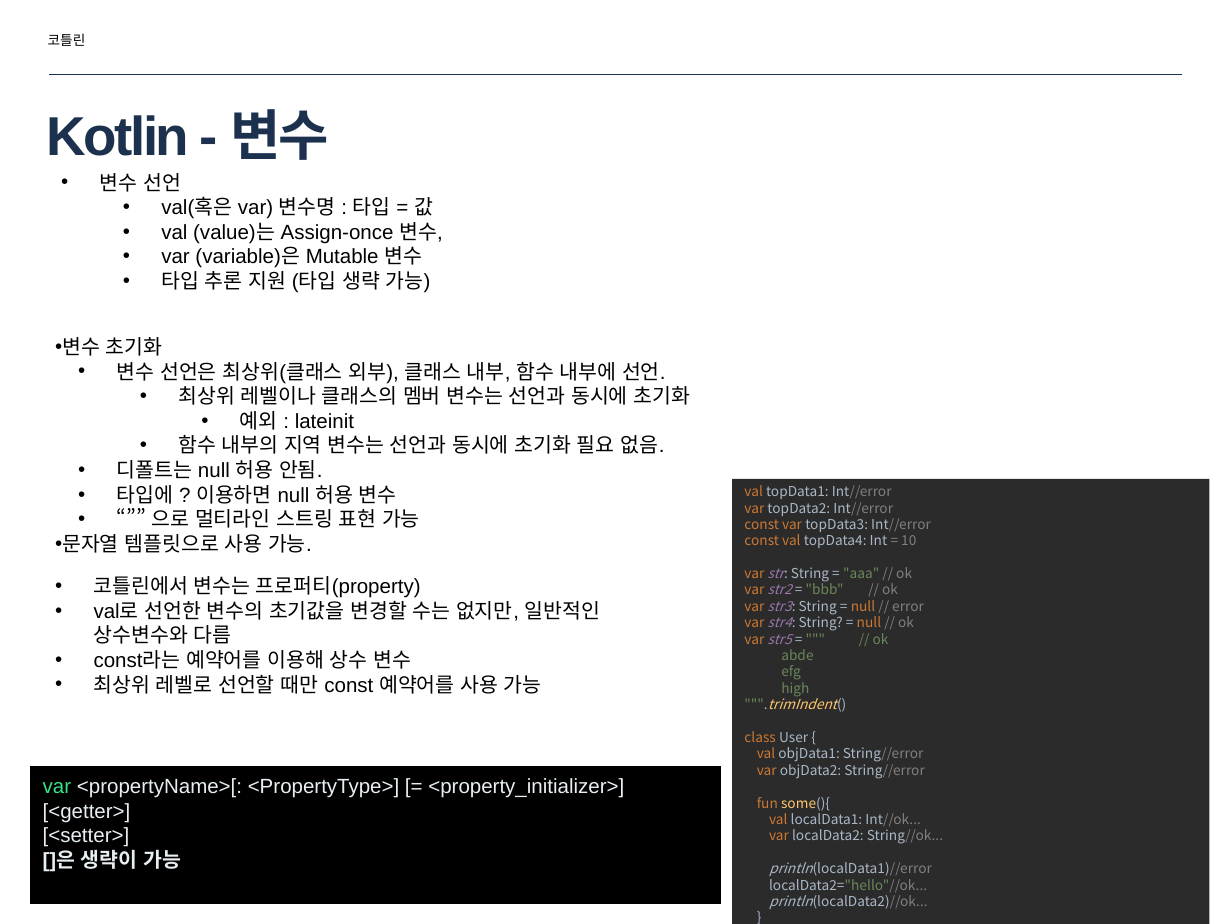
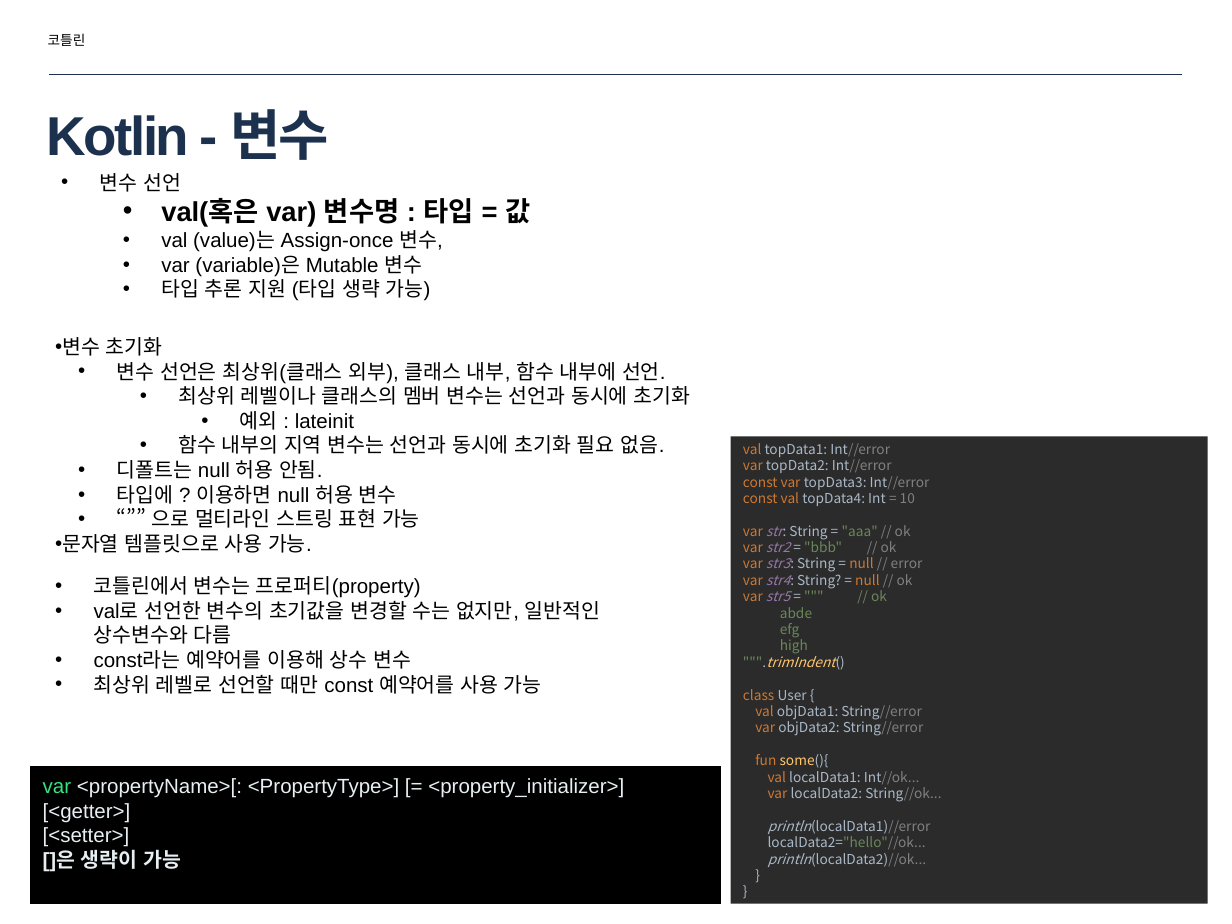
Before and after one commit to zoops/2018-kotlin-lecture, a slide deck: slide 19 of doc/2018-inu-kotlin-01.pptx. Drawn at 1232x924 pixels with LibreOffice and Linux fonts; fonts in the diff are those of the drawing. Boxes give left, top, right and bottom in pixels: in the first picture for what was removed or moved away, otherwise in the second. Text is boxed around its words. In the diff, an @@ line names an element or a change of style, - is before the commit and + after.

```diff
--- a/doc/2018-inu-kotlin-01.pptx
+++ b/doc/2018-inu-kotlin-01.pptx
@@ text at (161,198,530,227): size 12 to 16 pt, bold on in "val(혹은 var) 변수명 : 타입 = 값" @@
@@ rectangle "val topData1: Int//error var topData2: ...": place and size @@
-rectangle "val topData1: Int//error var topData2: ..." at (732,479,1209,924)
+rectangle "val topData1: Int//error var topData2: ..." at (731,436,1207,903)
```
Also in this commit, not shown: 7 other slides changed, 9 slides added.
